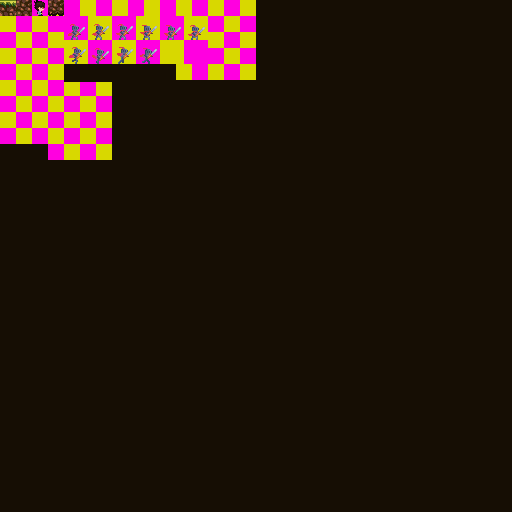
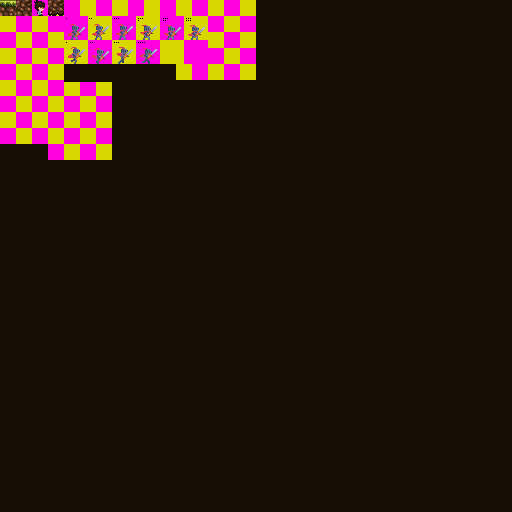
Two versions of the same layered image (512 x 512). Layer-by-layer changes:
painted on "figures" over [66, 18, 191, 64]
